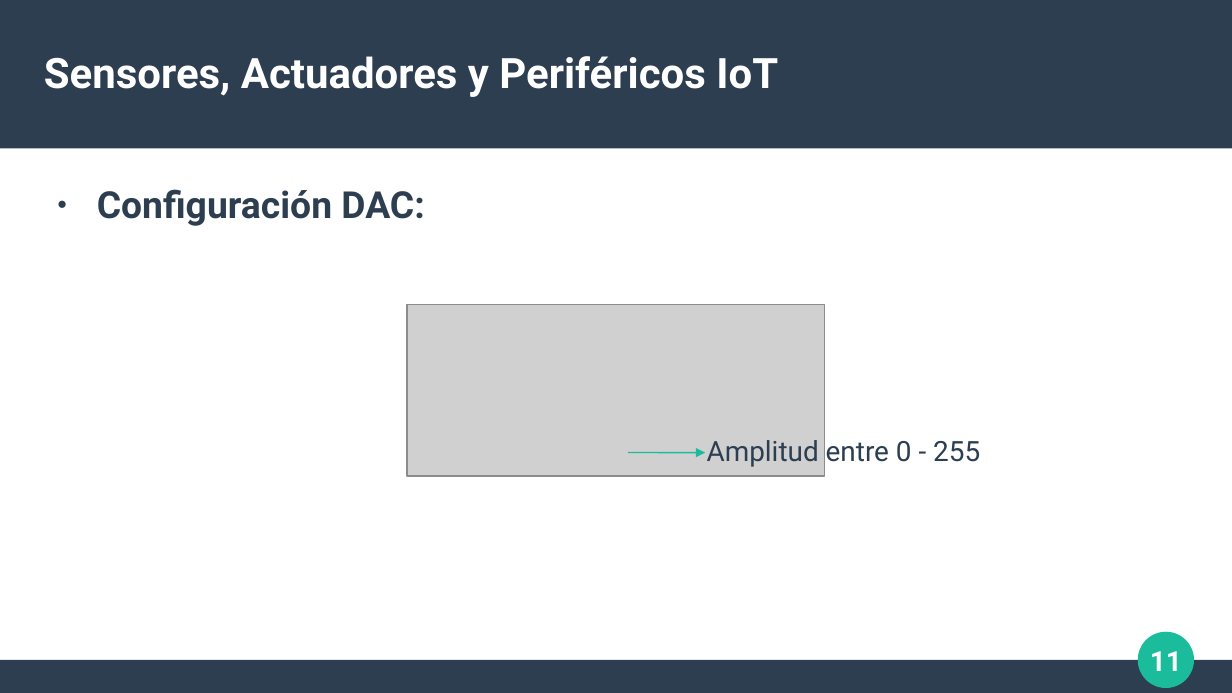
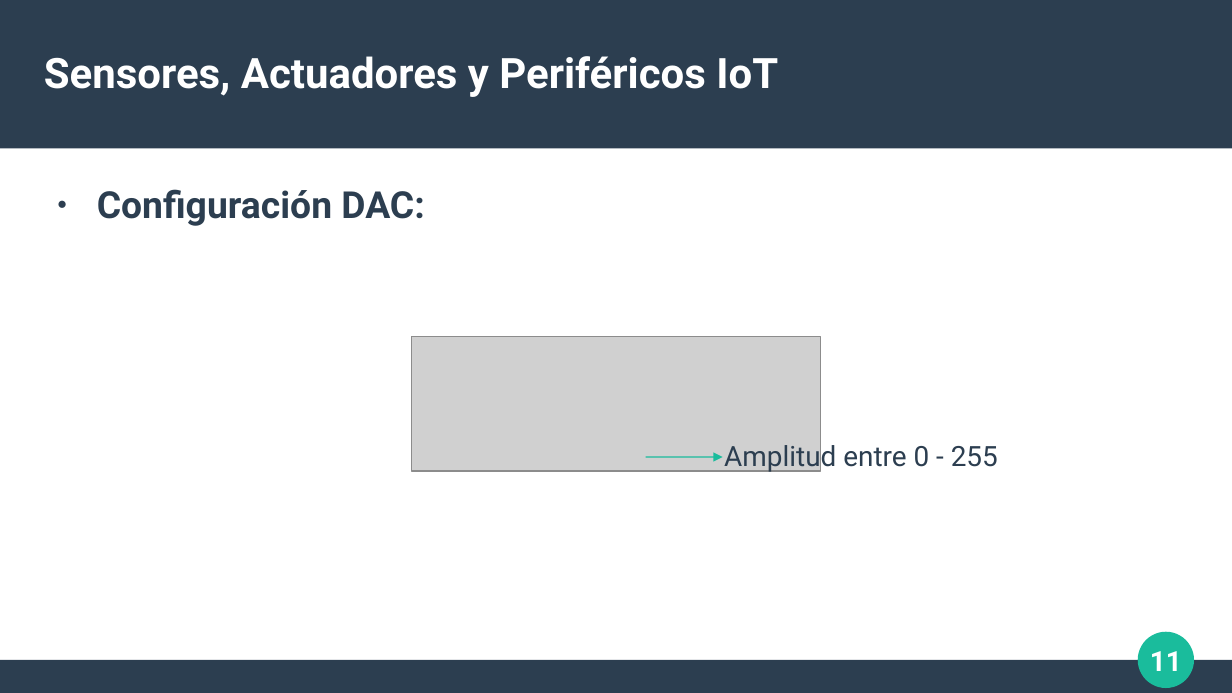
Before and after one commit to neon-iot/hands-on-iot, a slide deck: slide 11 of 4-sensores-actuadores-perifericos/04-sensores-actuadores.odp. Drawn at 1232x693 pixels with LibreOffice and Linux fonts; fonts in the diff are those of the drawing; grey boxes stand for pictures. Boxes give left, top, right and bottom in pixels: in the first picture for what was removed or moved away, otherwise in the second. Text is boxed around its words. In the diff, an @@ line names an element or a change of style, - is before the commit and + after.

Commit message:
presentacion de sensores, actuadores y perifericos

```diff
--- a/4-sensores-actuadores-perifericos/04-sensores-actuadores.odp
+++ b/4-sensores-actuadores-perifericos/04-sensores-actuadores.odp
@@ picture: place and size @@
-picture at bbox=[407, 305, 825, 476]
+picture at bbox=[411, 337, 821, 472]
@@ text "Amplitud entre 0 - 255" rewrapped from bbox=[707, 440, 980, 467] to bbox=[724, 440, 998, 473] @@
@@ arrow moved from (628, 453) - (705, 453) to (646, 457) - (723, 457) @@
```
Also in this commit, not shown: 2 other slides changed.
